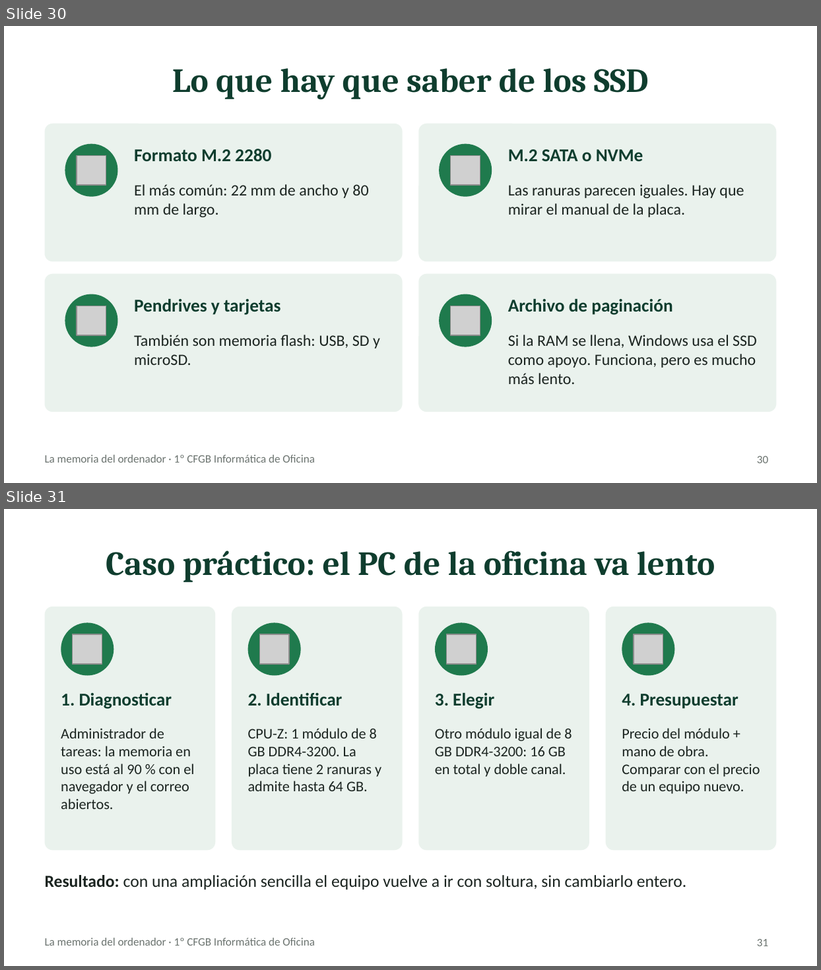
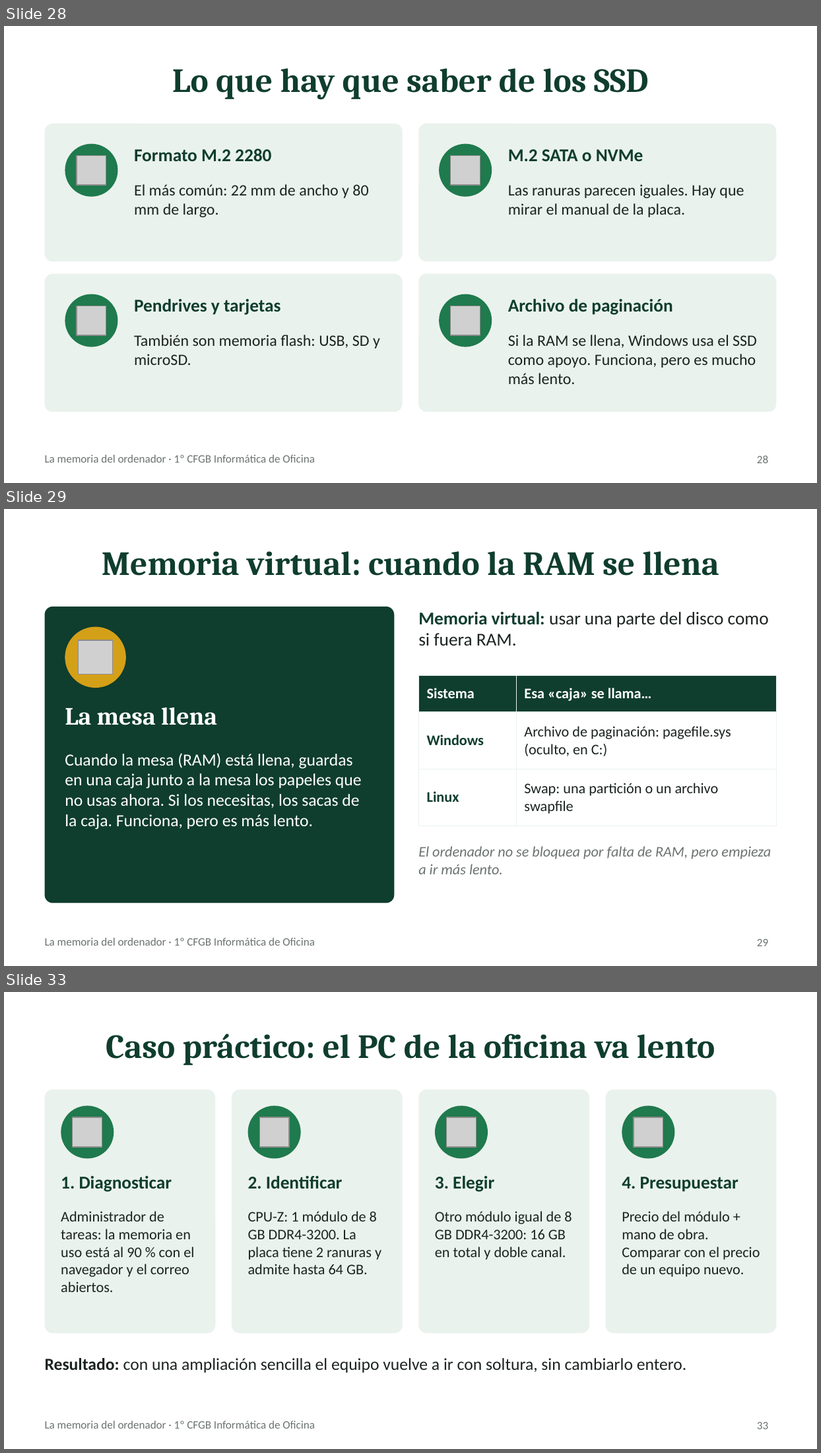
Before and after one commit to fpriesan-web/fpriesan-web.github.io, a slide deck: apuntes/1cfgb-montaje-mantenimiento/tema-3/la-memoria/La_memoria_del_ordenador.pptx. Shown one above the other, each under a label of ours: slides 30 and 31 before the commit, slides 28, 29 and 33 after it; the slides between them are not shown. The pictures are 821x970 and 821x1453 pixels, drawn with LibreOffice and Linux fonts; fonts in the diff are those of the drawing; grey boxes stand for pictures. Boxes give left, top, right and bottom in pixels: in the first picture for what was removed or moved away, otherwise in the second. Text is boxed around its words. In the diff, an @@ line names an element or a change of style, - is before the commit and + after.

```diff
--- a/apuntes/1cfgb-montaje-mantenimiento/tema-3/la-memoria/La_memoria_del_ordenador.pptx
+++ b/apuntes/1cfgb-montaje-mantenimiento/tema-3/la-memoria/La_memoria_del_ordenador.pptx
@@ slide 29 added at bbox=[4, 509, 817, 966], background #FFFFFF; not listed: 1 template element that a slide beside it also shows @@
@@ title added at bbox=[102, 551, 719, 576], 30 pt, text #0F3D2E, bold @@
+Memoria virtual: cuando la RAM se llena
@@ rounded rectangle added at bbox=[45, 607, 394, 904], fill #0F3D2E @@
@@ ellipse added at bbox=[65, 627, 126, 688], fill #D4A017 @@
@@ text added at bbox=[418, 611, 769, 646], 16 pt, text #1B2420 @@
+Memoria virtual: usar una parte del disco como si fuera RAM.
@@ picture added at bbox=[79, 640, 113, 674] @@
@@ table added at bbox=[418, 676, 776, 817], 3 rows, 2 columns @@
+Sistema | Esa «caja» se llama…
+Windows | Archivo de paginación: pagefile.sys (oculto, en C:)
+Linux | Swap: una partición o un archivo swapfile
@@ text added at bbox=[65, 708, 217, 725], 22 pt, text #FFFFFF, bold @@
+La mesa llena
@@ text added at bbox=[65, 753, 362, 830], 15 pt, text #FFFFFF @@
+Cuando la mesa (RAM) está llena, guardas en una caja junto a la mesa los papeles que no usas ahora. Si los necesitas, los sacas de la caja. Funciona, pero es más lento.
@@ text added at bbox=[418, 846, 771, 875], 13 pt, text #6B736F, italic @@
+El ordenador no se bloquea por falta de RAM, pero empieza a ir más lento.
@@ page number added at bbox=[757, 939, 768, 947], 10 pt, text #6B736F @@
+29
@@ what was slide 30 is now slide 28 @@
@@ page number at bbox=[757, 456, 768, 464]: text changed @@
-30
+28
@@ what was slide 31 is now slide 33 @@
@@ page number at bbox=[757, 1422, 768, 1430]: text changed @@
-31
+33
```
Also in this commit, not shown: 11 slides changed, 4 other slides added, 13 slides removed, 1 other file.
